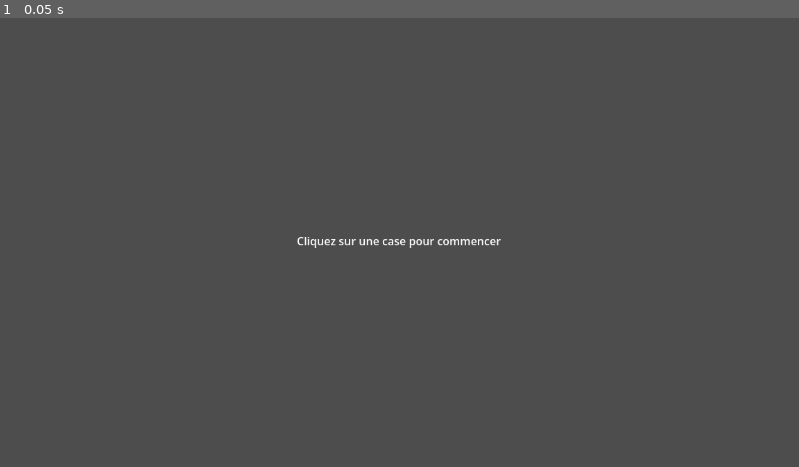
Above: before the commit, frame 1.
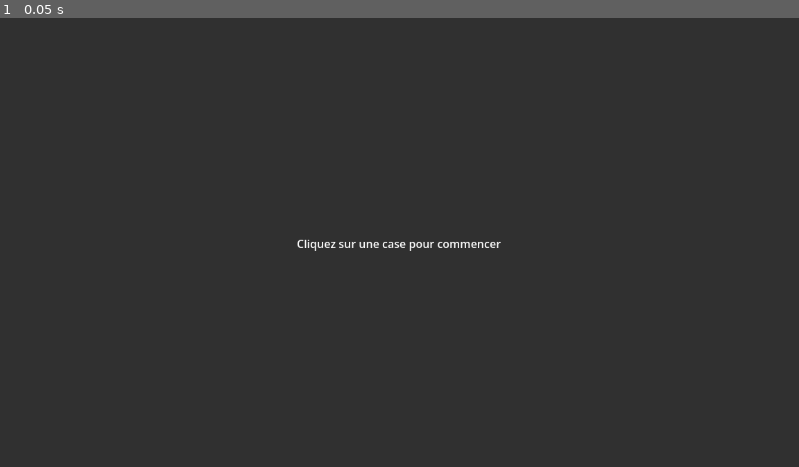
Above: after the commit, the same moment.

Repository: thewasmans/mini-games-school
Game: Godot game, scene res://content/prefabs/mini_games/crossword_ui.tscn
Two runs of this game, one before a commit and one after it. Both use one fixed random seed, a clock stepped at 60 frames per second and the inputs below. This scene is started directly instead of the project's main scene.
Inputs:
- Up to frame 1 (0.05 s): no input

The runs differ from the first frame. In frame 1, 100% of the frame differs, in the area x 0-100%, y 0-100%.

Commit message:
feat: incorrect cokor

Diff:
--- a/content/prefabs/mini_games/crossword_ui.tscn
+++ b/content/prefabs/mini_games/crossword_ui.tscn
@@ -1,6 +1,13 @@
 [gd_scene format=3 uid="uid://bsw4556x5xgdg"]
 
 [ext_resource type="Script" uid="uid://caxlfire3r11w" path="res://scripts/mini_games/crossword_ui.gd" id="1_crossword"]
+
+[sub_resource type="Gradient" id="Gradient_0tx7u"]
+offsets = PackedFloat32Array(0)
+colors = PackedColorArray(0.1917871, 0.1917871, 0.19178706, 1)
+
+[sub_resource type="GradientTexture2D" id="GradientTexture2D_a55bp"]
+gradient = SubResource("Gradient_0tx7u")
 
 [node name="CrosswordUI" type="Control" unique_id=1160996909 node_paths=PackedStringArray("grid_container", "hint_label", "input")]
 layout_mode = 3
@@ -14,6 +21,15 @@
 hint_label = NodePath("VBoxContainer/HintLabel")
 input = NodePath("HiddenInput")
 
+[node name="TextureRect" type="TextureRect" parent="." unique_id=1638626167]
+layout_mode = 1
+anchors_preset = 15
+anchor_right = 1.0
+anchor_bottom = 1.0
+grow_horizontal = 2
+grow_vertical = 2
+texture = SubResource("GradientTexture2D_a55bp")
+
 [node name="VBoxContainer" type="VBoxContainer" parent="." unique_id=1294682604]
 layout_mode = 1
 anchors_preset = 15
@@ -23,20 +39,23 @@
 grow_vertical = 2
 alignment = 1
 
-[node name="HintLabel" type="Label" parent="VBoxContainer"]
-layout_mode = 2
-horizontal_alignment = 1
-text = "Cliquez sur une case pour commencer"
-
 [node name="GridContainer" type="GridContainer" parent="VBoxContainer" unique_id=925921772]
 layout_mode = 2
 size_flags_horizontal = 4
 theme_override_constants/h_separation = 2
 theme_override_constants/v_separation = 2
 
-[node name="HiddenInput" type="LineEdit" parent="."]
+[node name="HintLabel" type="Label" parent="VBoxContainer" unique_id=656257587]
+custom_minimum_size = Vector2(0, 50)
+layout_mode = 2
+text = "Cliquez sur une case pour commencer"
+horizontal_alignment = 1
+vertical_alignment = 1
+
+[node name="HiddenInput" type="LineEdit" parent="." unique_id=597246007]
 modulate = Color(1, 1, 1, 0)
 custom_minimum_size = Vector2(1, 1)
+layout_mode = 0
 size_flags_horizontal = 0
 size_flags_vertical = 0
 mouse_filter = 2
--- a/project.godot
+++ b/project.godot
@@ -10,7 +10,7 @@
 
 [application]
 
-config/name="2026-godot-gdscript-template"
+config/name="mini-games-school"
 run/main_scene="uid://d0nk4vuu48k3"
 config/features=PackedStringArray("4.6", "Forward Plus")
 config/icon="res://icon.svg"
--- a/scripts/mini_games/crossword_ui.gd
+++ b/scripts/mini_games/crossword_ui.gd
@@ -8,6 +8,7 @@
 const SELECTED_COLOR := Color(0.7, 0.85, 1.0)
 const CURRENT_COLOR := Color(1.0, 0.8, 0.3)
 const HOVER_COLOR := Color(0.88, 0.94, 1.0)
+const INCORRECT_COLOR := Color(1.0, 0.5, 0.5)
 
 @export var grid_container: GridContainer
 @export var hint_label: Label
@@ -26,6 +27,7 @@
 	_word_count = placements.size()
 	_render_grid(placements)
 	input.text_changed.connect(_on_word_input_changed)
+	input.text_submitted.connect(_on_word_input_submitted)
 
 func _render_grid(placements: Array[CrosswordWordPlacement]) -> void:
 	var letter_positions: Dictionary = {}
@@ -94,7 +96,7 @@
 	var attempt: String = _placement_attempts.get(placement, "")
 	input.text = attempt
 	input.caret_column = attempt.length()
-	_update_word_cells(attempt)
+	_update_word_cells(attempt, false)
 	_update_current_cell_color(attempt.length())
 	var direction := "Horizontal" if placement.is_horizontal else "Vertical"
 	hint_label.text = "(%s) %s" % [direction, placement.word_data.hint]
@@ -128,13 +130,31 @@
 			continue
 		_cell_backgrounds[pos].bg_color = CURRENT_COLOR if letter_index == current_index else SELECTED_COLOR
 
-func _update_word_cells(new_text: String) -> void:
+func _update_word_cells(new_text: String, animate: bool = true) -> void:
 	var word := _selected_placement.word_data.word
 	for letter_index in word.length():
 		var pos := _selected_placement.cell_position(letter_index)
 		if not _cells.has(pos):
 			continue
-		_cells[pos].text = new_text[letter_index].to_upper() if letter_index < new_text.length() else ""
+		var cell: Button = _cells[pos]
+		var letter := new_text[letter_index].to_upper() if letter_index < new_text.length() else ""
+		if animate and letter != "" and cell.text != letter:
+			_animate_letter(cell)
+		cell.text = letter
+
+func _animate_letter(cell: Control) -> void:
+	if cell.has_meta("bounce_tween"):
+		var previous_tween: Tween = cell.get_meta("bounce_tween")
+		if previous_tween != null and previous_tween.is_valid():
+			previous_tween.kill()
+	cell.pivot_offset = CELL_SIZE / 2.0
+	cell.scale = Vector2(0.4, 0.4)
+	cell.modulate.a = 0.0
+	var tween := create_tween()
+	tween.set_parallel(true)
+	tween.tween_property(cell, "scale", Vector2.ONE, 0.25).set_trans(Tween.TRANS_BACK).set_ease(Tween.EASE_OUT)
+	tween.tween_property(cell, "modulate:a", 1.0, .15)
+	cell.set_meta("bounce_tween", tween)
 
 func _on_word_input_changed(new_text: String) -> void:
 	if _selected_placement == null:
@@ -144,11 +164,12 @@
 	if new_text.length() == _selected_placement.word_data.word.length():
 		_validate_word(new_text)
 
+func _on_word_input_submitted(_new_text: String) -> void:
+	input.grab_focus()
+
 func _validate_word(submitted_text: String) -> void:
 	if submitted_text.strip_edges().to_upper() != _selected_placement.word_data.word:
-		input.text = ""
-		_update_word_cells("")
-		_update_current_cell_color(0)
+		_set_word_color(_selected_placement, INCORRECT_COLOR)
 		return
 	_placement_attempts[_selected_placement] = _selected_placement.word_data.word
 	_clear_selection_color()
